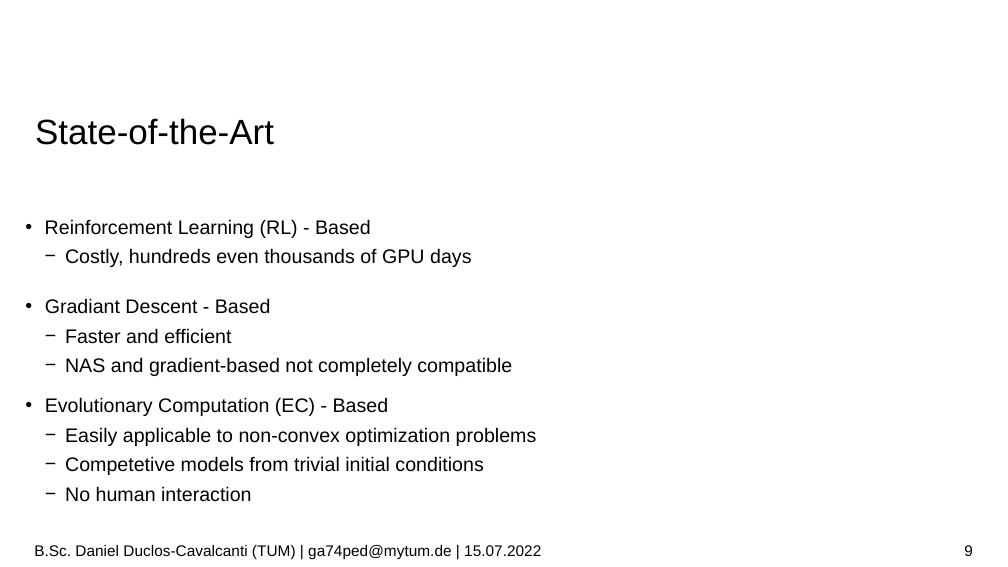
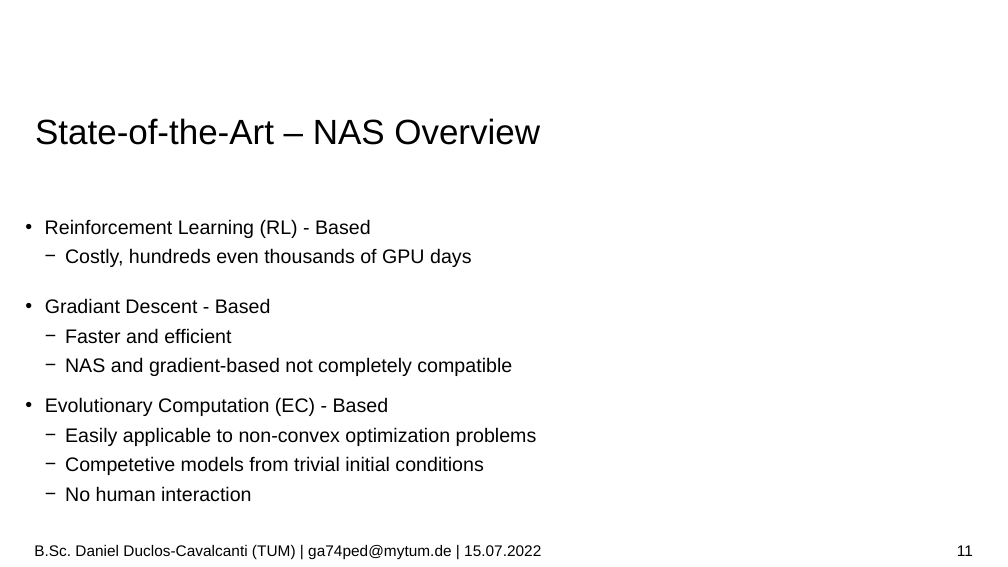
Before and after one commit to duclos-cavalcanti/tum-msei-seminar, a slide deck: slide 11 of pres.odp (slide 9 before the commit). Drawn at 1008x567 pixels with LibreOffice and Linux fonts; fonts in the diff are those of the drawing; background and template pictures are left out. Boxes give left, top, right and bottom in pixels: in the first picture for what was removed or moved away, otherwise in the second. Text is boxed around its words. In the diff, an @@ line names an element or a change of style, - is before the commit and + after.

```diff
--- a/pres.odp
+++ b/pres.odp
@@ title at [35,118,540,145]: text changed @@
-State-of-the-Art
+State-of-the-Art – NAS Overview
@@ page number at [957,545,973,556]: text changed @@
-9
+11
```
Also in this commit, not shown: 9 other slides changed, 2 slides added, 2 other files.
